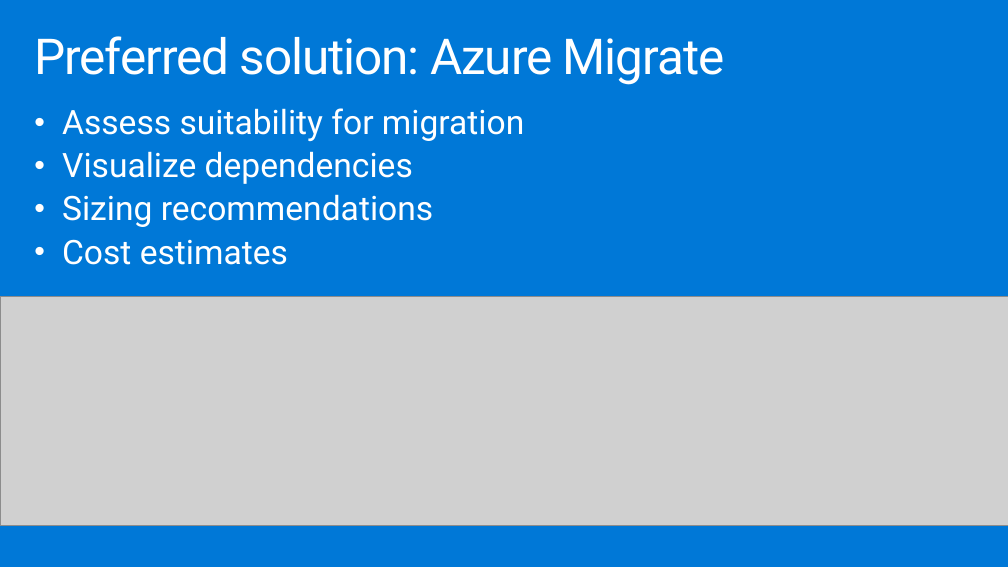
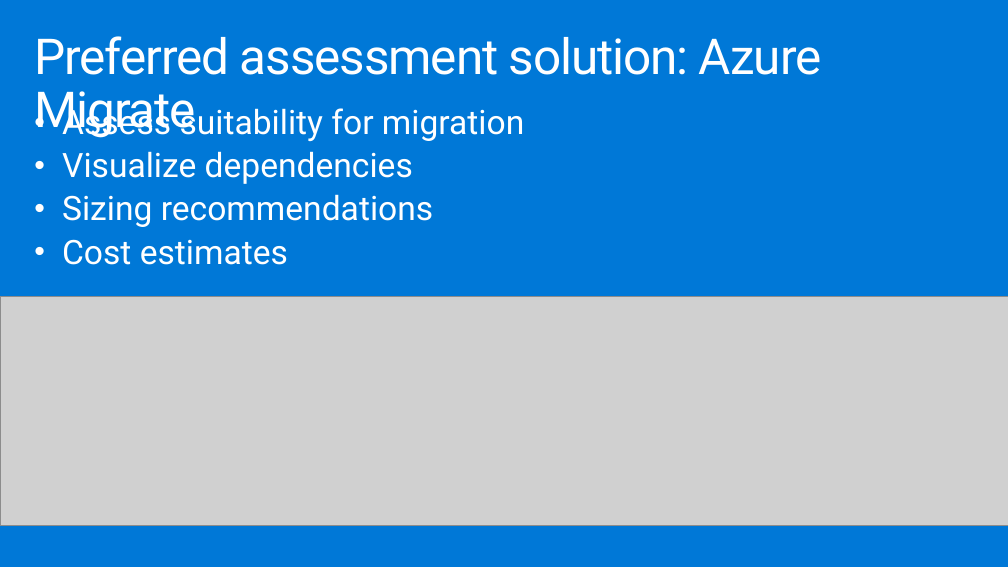
Before and after one commit to yachoukh/MCW-Line-of-business-application-migration, a slide deck: slide 18 of Whiteboard design session/WDS trainer presentation - Line-of-business application migration.pptx. Drawn at 1008x567 pixels with LibreOffice and Linux fonts; fonts in the diff are those of the drawing; grey boxes stand for pictures. Boxes give left, top, right and bottom in pixels: in the first picture for what was removed or moved away, otherwise in the second. Text is boxed around its words. In the diff, an @@ line names an element or a change of style, - is before the commit and + after.

```diff
--- a/Whiteboard design session/WDS trainer presentation - Line-of-business application migration.pptx
+++ b/Whiteboard design session/WDS trainer presentation - Line-of-business application migration.pptx
@@ title at [34,36,822,138]: text changed @@
-Preferred solution: Azure Migrate
+Preferred assessment solution: Azure Migrate
```
Also in this commit, not shown: 15 other slides changed, 5 other files.
